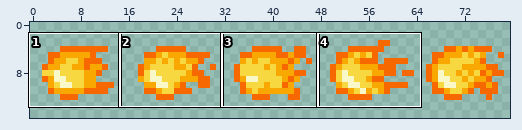
One commit to this sprite sheet: ftl/resources/firebolt.png. The first picture is a wide view before the edit; the outline marks the close-up.
Close-up. As it was:
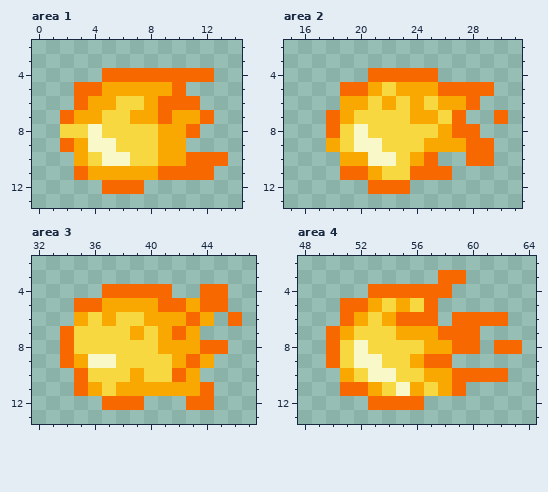
The file is 80x16 pixels. Shown: area 1: x 0..14, y 2..13; area 2: x 15..31, y 2..13; area 3: x 32..47, y 2..13; area 4: x 48..64, y 2..13. The commit also changed other parts of the picture, which this record leaves out.
Once edited:
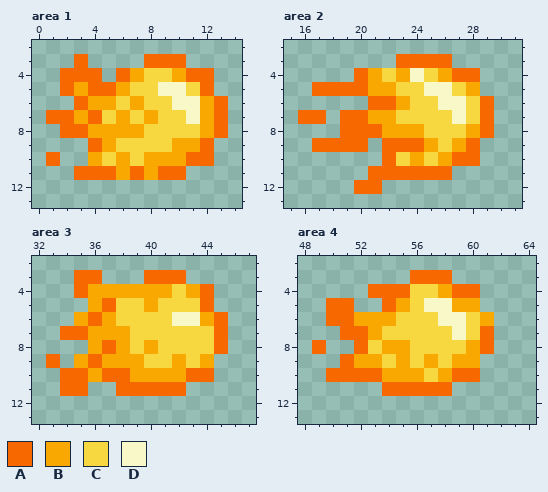
Palette (. is transparent): A #f86800  B #f8a800  C #f8d840  D #f8f8c8
The exact change:
Changed rows in their new state; - is an unchanged pixel.
Area 1:
first column x 1:
 3 --A----AAA---
 4 -AAA.-BCCB---
 5 -AB-A-CCDDCA-
 6 ------BCCDDBA
 7 A--A-BC-CCDBA
 8 -AABBBB-CCCBA
 9 -..AB---C-BA-
10 A-.BCB-B----.
11 ---AA-A---..-
12 ----...------
Area 2:
first column x 16:
 3 -------AAAA----
 4 ----ABCBDCBAA--
 5 -AA---BCCDDCB.-
 6 ---..AABC-DDCA-
 7 AA.AABB-CC-DCA.
 8 --.AAABBB-CCBA-
 9 -AAAA.AAA-C--.-
10 ---...A--CBA-.-
11 ---..AAA-------
12 ----A-..-------
Area 3:
first column x 33:
 3 --AA---AAA----
 4 --ABBBBBBCB-.-
 5 --.BACC-CCC-.-
 6 ---A---CCDD-A.
 7 --ABBBC-CCCCA-
 8 -..BAB-BCCCC--
 9 A.-ABBB---C---
10 -A-BAA-BBBAA--
11 -A-..AAAAA..--
12 ----...---..--
Area 4:
first column x 49:
 3 -------AA-.----
 4 -------CCBAA---
 5 -A-..A--DDBB---
 6 -A--B-CCCDDCB.-
 7 -.AAB-CCCCDCA--
 8 A..A-BB-CCCBA..
 9 -.ABB-BCBCBB---
10 -AAAABBBC---..-
11 --...AAAAA.----
12 ----....-------
Changed places in both close-ups, as pixel boxes (x1, y1, x2, y2):
changed: (46, 54, 228, 194)
changed: (298, 54, 508, 194)
changed: (46, 270, 242, 410)
changed: (312, 270, 522, 410)
